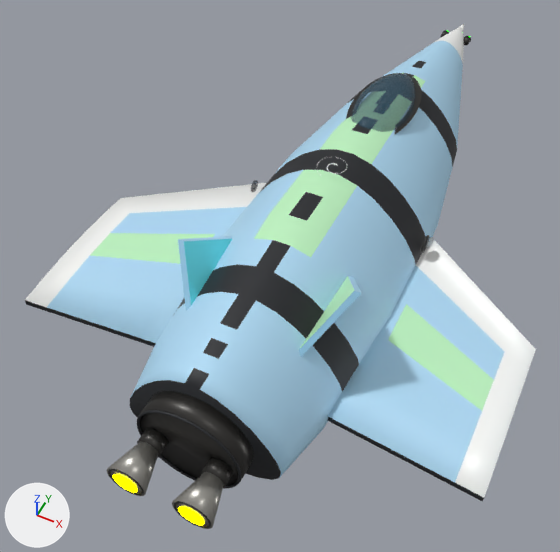
An edit to the glTF model ThoriumGap_JS/models/Ship_Standard_2.glb, drawn before and after from the same camera.
Camera for both pictures: a camera (50 mm lens) standing at (2.02, -5.64, 5.49) and looking at (-0.36, -0.88, -0.46). Lighting does not change. The marker at lower left points along +X, +Y and +Z. The first picture is the older version. Where no turn or scale is listed for an object, it has been applied to the vertices.

The first picture shows 'CanopyGlass_LowDorsalDome', 'EngineBell_Left_BurnishedNozzle', 'EngineBell_Right_BurnishedNozzle', 'EngineBlock_AftSectionMountPlate', 'EngineEmitter', 'Fuselage_RoundedSectionPaintedMesh', 'Nose_FacetedTaperPaintedMesh', 'TailFin_Left_CantedStabilizerPaintedMesh', 'TailFin_Right_CantedStabilizerPaintedMesh', 'Wing_Left_EmbeddedPaintShoulderPlane', 'Wing_Right_EmbeddedPaintShoulderPlane' and 9 more.
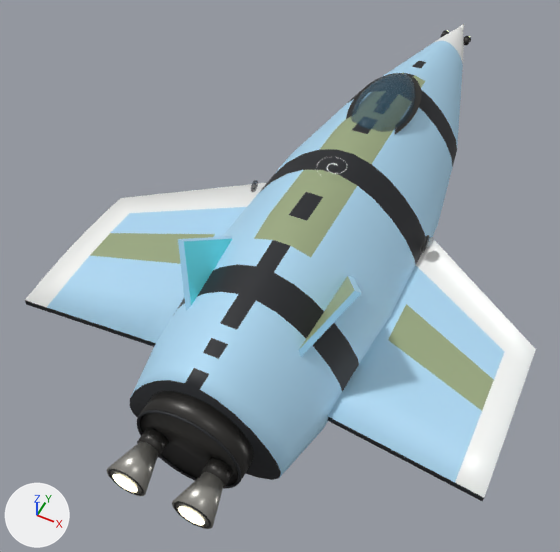
The edits, one by one:
In material 'EngineGlow' (mat_engineglow), emission_color goes from (1.0, 1.0, 0.0) (yellow #ffff00) to (0.62, 0.57, 0.4) (beige #cec7aa).
Material 'Ship_StandardFamily_Patrol_rounded_triangle_wing_edge_trim_Seed138045_Paint_Primary_LightBlueAndLighGreenSymmetry' (mat_ship_standardfamily_patrol_rounded_triangle_wing_edge_trim_seed138045_paint_primary_lightblueandlighgreensymmetry) changes colour from green #bff3c2 to greyish green #9baa81; in linear values from (0.52, 0.9, 0.54) to (0.33, 0.4, 0.22).

Changed parts and their boxes [x1, y1, x2, y2] in the pictures (560 x 552 px):
'Fuselage_RoundedSectionPaintedMesh', recoloured: [252, 70, 428, 351] in both
'Wing_Right_EmbeddedPaintShoulderPlane', recoloured (green to greyish green): [386, 302, 497, 413] in both
'Wing_Left_EmbeddedPaintShoulderPlane', recoloured (green to greyish green): [88, 230, 217, 267] in both
'TailFin_Right_CantedStabilizerPaintedMesh', recoloured (darker): [299, 276, 357, 351] in both
'EngineEmitter', recoloured: [113, 474, 205, 525] in both
